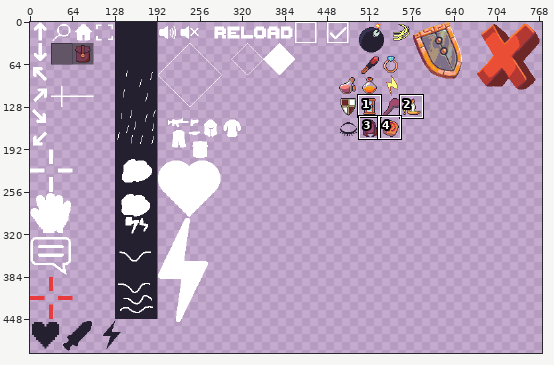
Two versions of one sprite sheet, gamestream_flutter/images/atlas-icons.png. Above, an overview of the earlier version with the close-up marked.
Close-up. Earlier state:
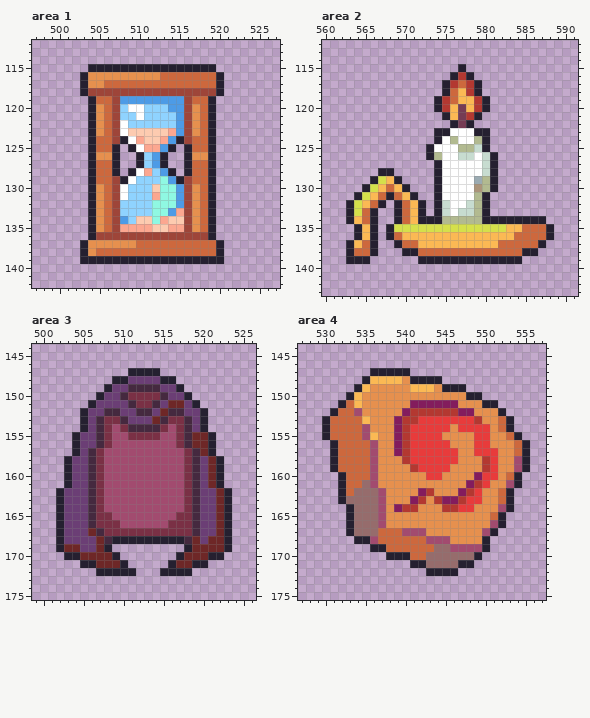
The file is 1024x1024 pixels. Shown: area 1: x 497..527, y 112..142; area 2: x 560..591, y 112..143; area 3: x 499..526, y 144..175; area 4: x 527..557, y 144..175. The wide view leaves out empty margins. The commit also changed other parts of the picture, which this record leaves out.
Now the later version:
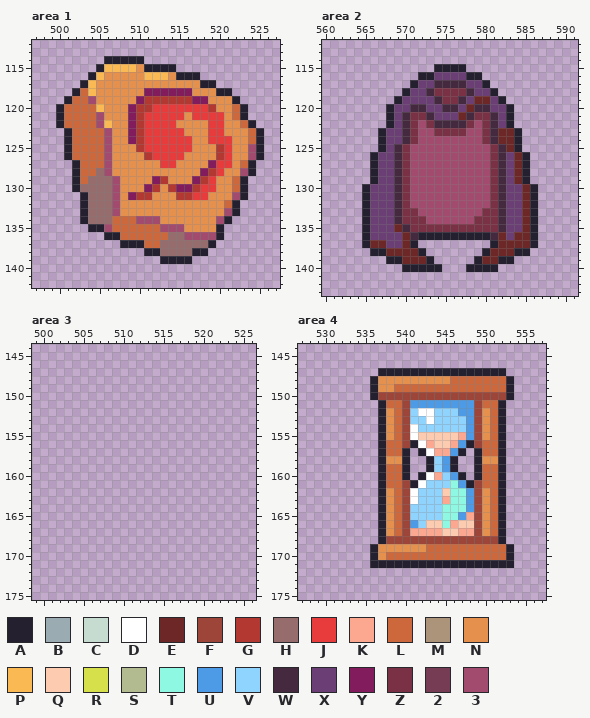
Palette (. is transparent): A #252030  B #9babb2  C #c7dcd0  D #ffffff  E #6e2727  F #9e4539  G #b33831  H #966c6c  J #e83b3b  K #fca790  L #cd683d  M #ab947a  N #e6904e  P #fbb954  Q #fdcbb0  R #d5e04b  S #b2ba90  T #8ff8e2  U #4d9be6  V #8fd3ff  W #45293f  X #6b3e75  Y #831c5d  Z #7a3045  2 #753c54  3 #a24b6f
The exact change:
Changed rows in their new state; - is an unchanged pixel.
Area 1:
first column x 500:
114 ------AAAAA---------------
115 ----.-PPPPN----.....------
116 ---.AP-----PPPNAAA...-----
117 ----P-NNNNNNNNNNNNAA.-----
118 --ALPNNNNNNYYYYYYNNN-A----
119 -ALL3NNNNNYGGGGGGYYNNNA---
120 ALLLLPNNNYGGJJJJJJJGNNLA--
121 ALLLL3NNNYGJJJJJNJJJJNLA--
122 ALLLL3PNNYGJJJJNN-NJJNNLA-
123 -ALLLL3NNYGJJJJJN-NJJNNNLA
124 -ALLL-3NNYGJJJJJJNNJJJNNLA
125 -ALLL-3NNNGJJJJJJNNNGJNN3A
126 -ALLLL3NNNNGJJJJN--NGJNN3A
127 --ALL-3NNNNNNJJNNNNYJJNLA-
128 --ALLH3NNNNNNNNNNNYGJNN3A-
129 --ALHHH3NNNNYGNNNYGJNNLA--
130 --AHHHH3NNNYGNGYYGJJNNLA--
131 ---AHHH3NYGGNNNGGJJNNN3A--
132 ---AHHH3NNNNNNNNN-NNNLA---
133 ---AHHH3NNNNNNNNN-NNN3A---
134 ---AHHHLLL333NNNN-NN3A----
135 -----A3LLLLLL333N-NNA-----
136 ----..AALLLLLLHH3333A-----
137 ---.....AAA--HHHHHHA.-----
138 ---........AAHHHHAA..-----
139 ---..........----....-----
Area 2:
first column x 563:
115 -----------AAA------------
116 ---------AAXXXX-A---------
117 --------AXXWWWWXXA--------
118 -------AXXWZZZZWXXA-------
119 ------AXXXXWZZWXEEXA------
120 -----AXXWWXXWWXEWWXXA-----
121 -----AXWZZWXXXEWZZWXA-----
122 -----AXWZ3ZWWWWZ3ZWXA-----
123 ----AXXWZ33ZZZZ33ZWEEA----
124 ----AXXWZ33333333ZWEEA----
125 ----AXWZ3333333333ZWEA----
126 ---AXXWZ3333333333ZWXEA---
127 ---AXXWZ3333333333ZWXEA---
128 ---AXXWZ3333333333ZWXEA---
129 ----XXWZ3333333333ZWXEA---
130 ---XXXWZ3333333333ZWXXEA--
131 -.AXXXWZ3333333333ZWXXEA--
132 ..AXXXWZ3333333333ZWXXEA--
133 ..AXXXWZZ33333333ZZWXXEA--
134 ..AXXXWZZZ333333ZZZWXXE-.-
135 -.AXXXEWZZZZZZZZZZZWXXEA..
136 -.AXXXXEWAAAAAAAAAWEXEEA..
137 ..AEEXXEA.........AEEEEA.-
138 ...-AEEEEA.......AEEEA-.--
139 ...--AAEEE-.....-EE--.----
140 -------AAAAA---AAAA-------
Area 3:
first column x 502:
147 ---------....---------
148 -------........-------
149 ------..........------
150 -----............-----
151 ----..............----
152 ---................---
153 ---................---
154 ---................---
155 --..................--
156 --..................--
157 --..................--
158 -....................-
159 -....................-
160 -....................-
161 -....................-
162 ......................
163 ......................
164 ......................
165 ......................
166 ......................
167 ......................
168 ......................
169 .......---------......
170 -.......-------......-
171 ---......-----.....---
172 -----.....---....-----
Area 4:
first column x 530:
147 ------.----AAAAAAAAAAAA---
148 -----.ANNN-NNNNNLLLLLLLA--
149 ----..A--LLLLLLLLLLLLLLA--
150 ---...AFFFFFFFFFFFFFFFFA--
151 --.....ALLFUUUUUUUUFLLA---
152 -......A-LFVDDVVVUUF-L----
153 .......A-LFVVDVVVVUF-LA.--
154 .......A-LFDVVVVVVUFNLA.--
155 .......A-LFDQQQQQKUFNLA..-
156 -......ALLFADKQQKUAFLLA...
157 -......ALLA.ADKKUA.ALLA...
158 -......A--A..AVUA..ANNA...
159 -......ALLA..AVUA..ALLA...
160 --.....ALLA.ADKVUA.ALLA..-
161 --.....ALLFADVVVTUAFLLA..-
162 --.....A-LFDVVVQTTUF-LA.--
163 --.....A-LFDVVVKTTUF-LA.--
164 ---....A-LFVVVVTTTUF-LA.--
165 ---....A-LFVVVVTTUKF------
166 ---....A-LFUVQQTKQQF-L----
167 ---....AN-FKKKKQQKKFNLA---
168 ----...AFFFFFFFFFFFFFFA---
169 -------NNNNNN-LLLLLLLLLA--
170 ------ANLLL--LLLLLLLLLLA--
171 ------AAAAA--AAAA--AAAAA--
172 -------------....---------
Pixel boxes of the changes (left, top, right, bottom) in both close-ups:
changed: (56, 56, 264, 264)
changed: (346, 64, 554, 272)
erased: (56, 368, 232, 576)
changed: (322, 368, 530, 576)
